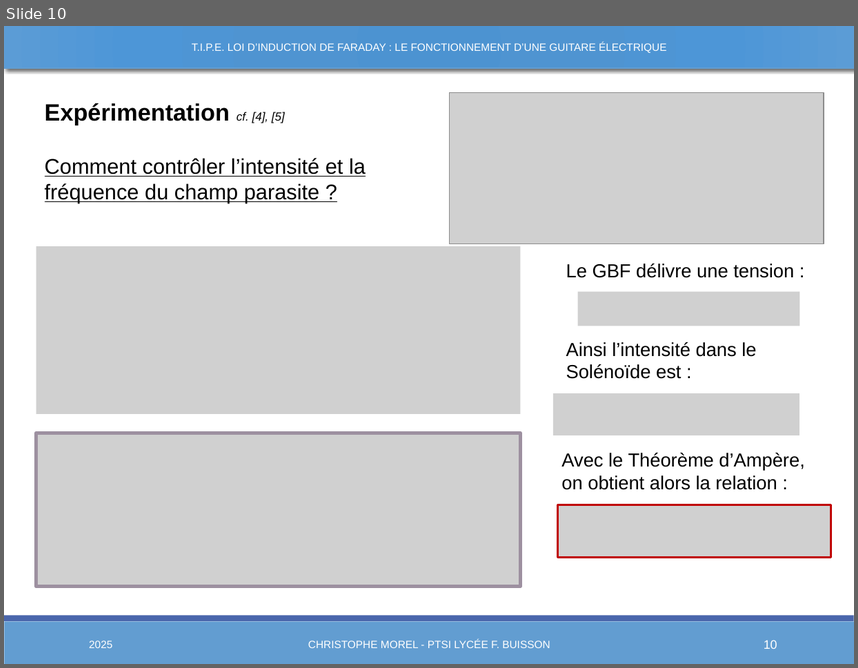
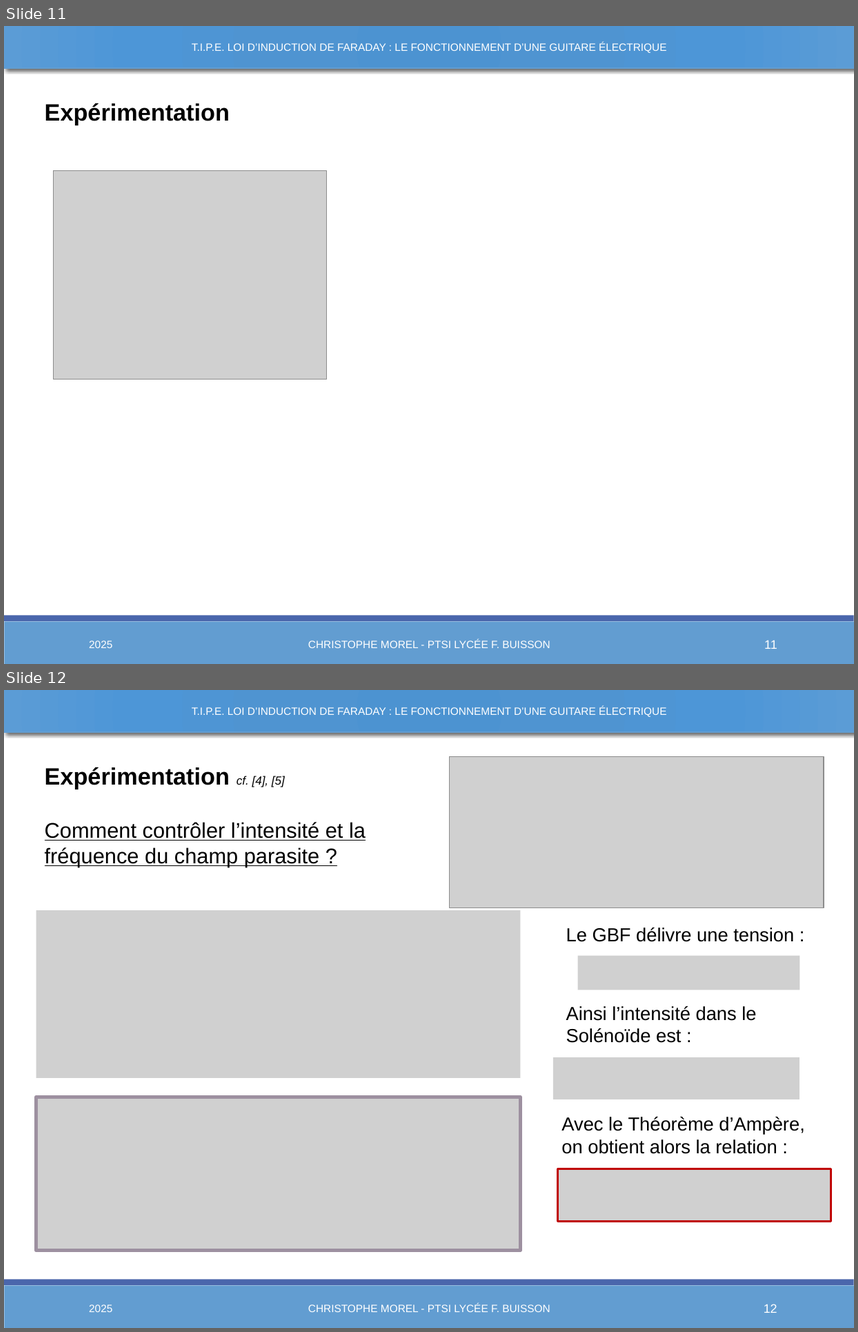
Before and after one commit to Chrismorel7/TIPE---Micro_guitare_elec, a slide deck: Views/Presentation3.pptx. Shown one above the other, each under a label of ours: slide 10 before the commit, slides 11 and 12 after it. The pictures are 858x668 and 858x1332 pixels, drawn with LibreOffice and Linux fonts; fonts in the diff are those of the drawing; grey boxes stand for pictures. Boxes give left, top, right and bottom in pixels: in the first picture for what was removed or moved away, otherwise in the second. Text is boxed around its words. In the diff, an @@ line names an element or a change of style, - is before the commit and + after.

```diff
--- a/Views/Presentation3.pptx
+++ b/Views/Presentation3.pptx
@@ slide 11 added at [4,26,854,664], background #FFFFFF; not listed: 2 template elements that a slide beside it also shows @@
@@ rectangle added at [4,26,854,67], fill gradient #4C93D2 to #4F95D2 to #4E97D8 to #5C9DD7, outline #629DD1 1 pt @@
@@ text added at [192,42,666,53], 9 pt, text #FFFFFF @@
+T.I.P.E. LOI D’INDUCTION DE FARADAY : LE FONCTIONNEMENT D’UNE GUITARE ÉLECTRIQUE
@@ text added at [45,103,230,125], 20 pt, text #000000, bold @@
+Expérimentation
@@ picture added at [53,170,327,379] @@
@@ rectangle added at [34,419,824,437], fill #FFFFFF, outline #FFFFFF 1.25 pt @@
@@ text added at [89,640,112,648], 9 pt, text #FFFFFF @@
+2025
@@ text added at [308,639,550,648], 9 pt, text #FFFFFF @@
+CHRISTOPHE MOREL - PTSI LYCÉE F. BUISSON
@@ page number added at [764,639,777,648], 10.5 pt, text #FFFFFF @@
+11
@@ what was slide 10 is now slide 12 @@
@@ page number at [764,1303,777,1312]: text changed @@
-10
+12
```
Also in this commit, not shown: 1 other slide added, 12 other files.
